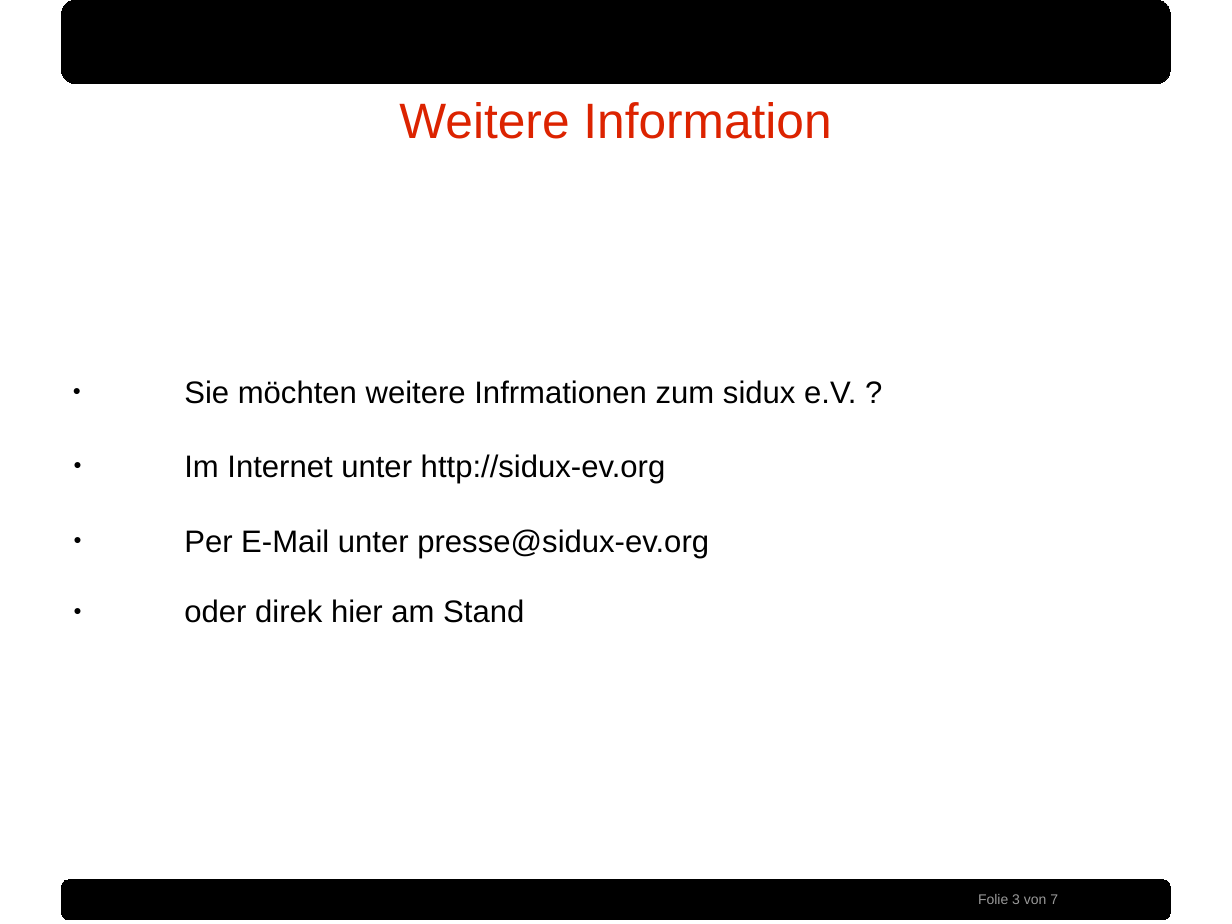
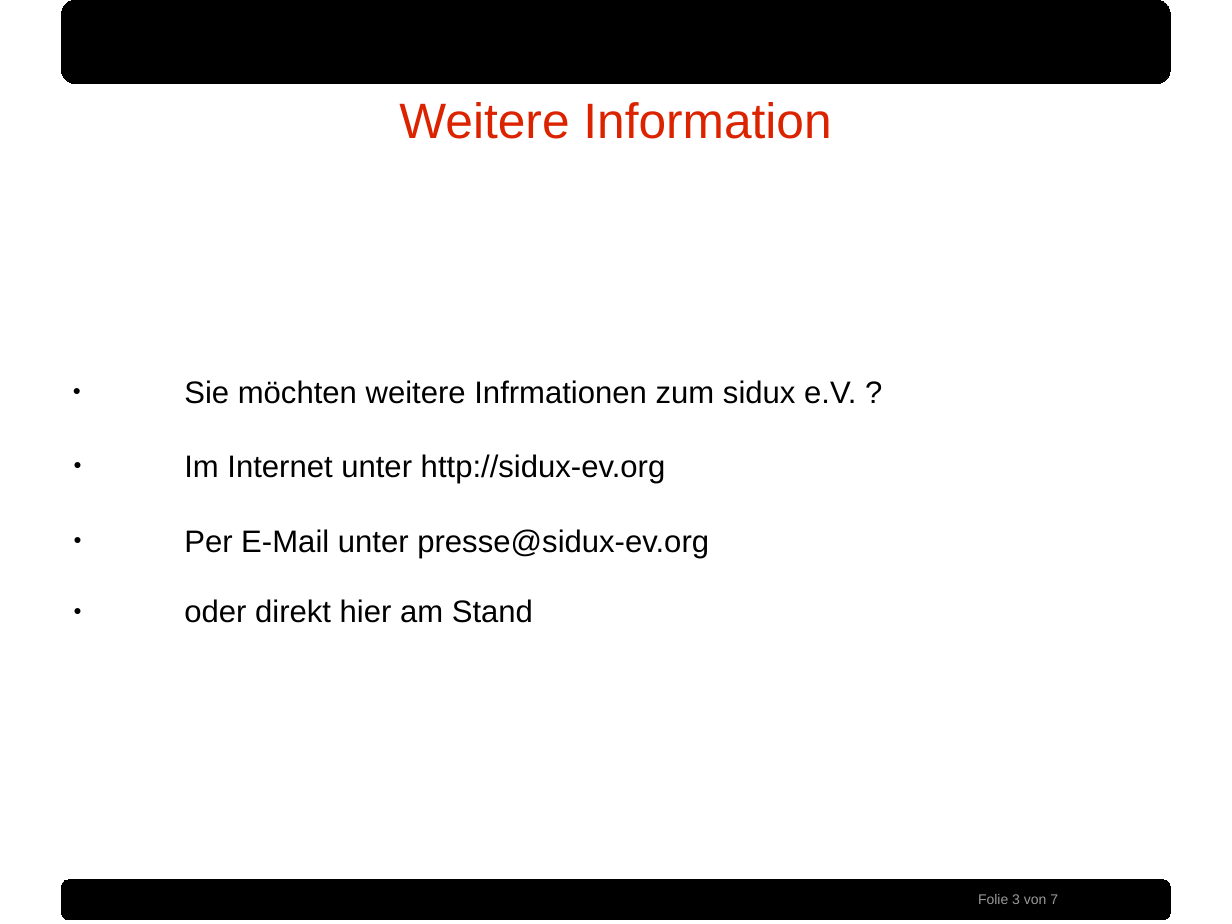
Before and after one commit to sidux-ev/praesentation, a slide deck: slide 3 of bin/froscon2012.odp. Drawn at 1232x924 pixels with LibreOffice and Linux fonts; fonts in the diff are those of the drawing; background and template pictures are left out. Boxes give left, top, right and bottom in pixels: in the first picture for what was removed or moved away, otherwise in the second. Text is boxed around its words. In the diff, an @@ line names an element or a change of style, - is before the commit and + after.

```diff
--- a/bin/froscon2012.odp
+++ b/bin/froscon2012.odp
@@ text at box(184, 599, 533, 623): text changed @@
-● oder direk hier am Stand
+● oder direkt hier am Stand
```
Also in this commit, not shown: 1 other slide changed, 1 other file.
